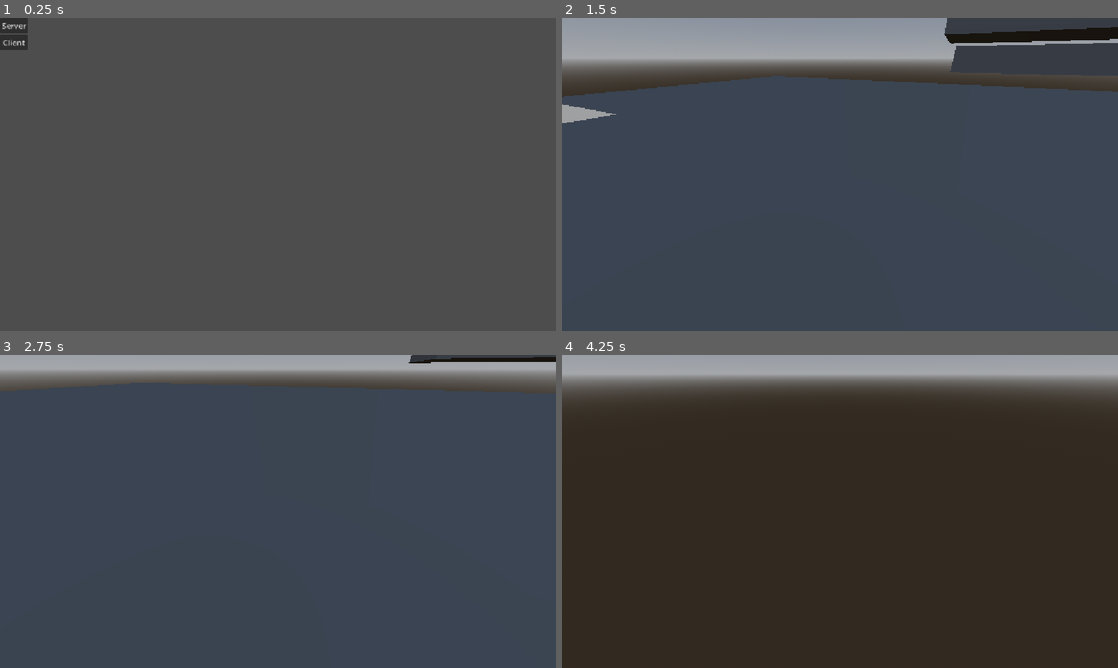
Above: before the commit, frames 1-4 (two rows, left to right).
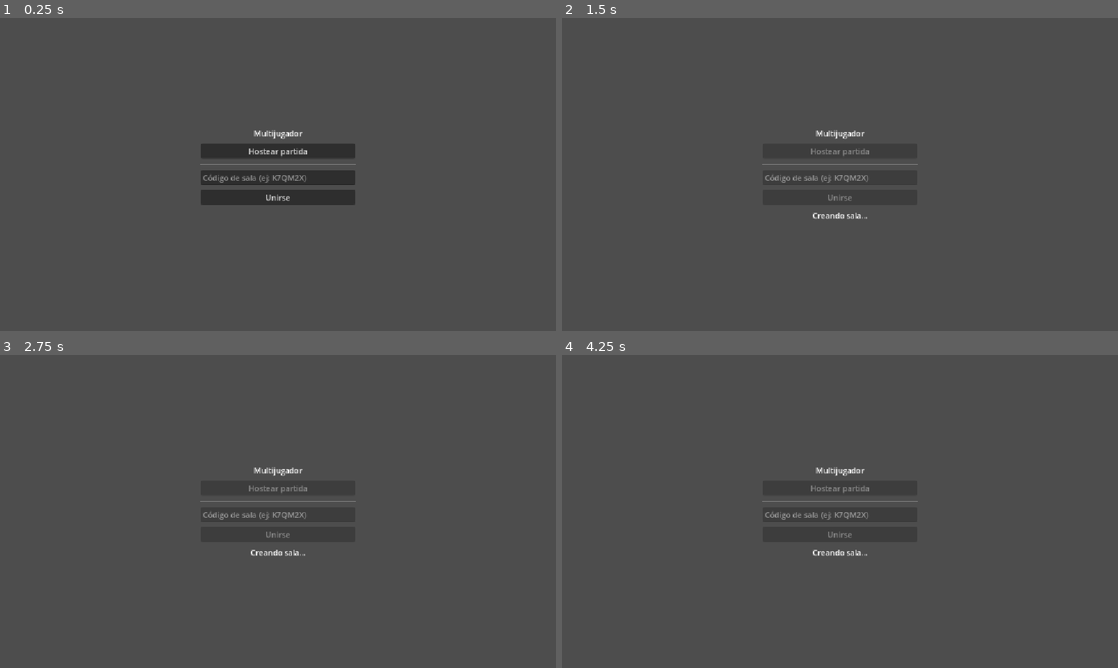
Above: after the commit, the same moments.

Repository: sebaselchadmomos/DarkestNights
Game: Godot game, scene res://Scenes/UI/lobby.tscn
The game is run twice, just before and just after one commit, with the same random seed, the same clock (stepped at 60 frames per second) and the same inputs. Before the commit the project starts from res://Scenes/UI/network_ui.tscn.
Inputs (mouse positions are in pixels of both pictures, inside the frame that each line leads up to):
- Up to frame 1 (0.25 s): no input
- Up to frame 2 (1.5 s): click (578, 24) at 0.5 s, where only the run before the commit has a clickable "Server"; click (840, 152) at 1.25 s, where only the run after the commit has a clickable "Hostear partida"
- Up to frame 3 (2.75 s): move the mouse to (305, 511) at 2.02 s; hold W (move_forward) from 2.03 s (still down); hold Ctrl (crouch) from 2.03 s (still down)
- Up to frame 4 (4.25 s): keep holding W (move_forward); move the mouse to (812, 511) at 2.77 s; release Ctrl (crouch) at 2.78 s; tap Ctrl (crouch) at 2.85 s; move the mouse to (851, 505) at 3.52 s; hold Ctrl (crouch) from 3.53 s (still down)

The runs differ from the first frame. In frame 1, 4.3% of the frame differs, in the area x 0-64%, y 0-60%; in frame 2, 15%; in frame 3, 8.0%; in frame 4, 96%, in the area x 0-100%, y 0-100%.
Error after the commit: Parse Error: Identifier "Steam" not declared in the current scope. (res://Scripts/Multiplayer/network_handler.gd:25)

Commit message:
Multiplayer con Steam
Eso, ahora podemos jugar desde 2 pcs distintas usando la API de Steam

Diff:
--- /dev/null
+++ b/darkest-nights/Scenes/UI/lobby.tscn
@@ -0,0 +1,12 @@
+[gd_scene format=3 uid="uid://dmofo5t8o36ob"]
+
+[ext_resource type="Script" uid="uid://cwwfjvl7l7w0i" path="res://Scripts/Multiplayer/lobby.gd" id="1_ry8wc"]
+
+[node name="Lobby" type="Control" unique_id=128038111]
+layout_mode = 3
+anchors_preset = 15
+anchor_right = 1.0
+anchor_bottom = 1.0
+grow_horizontal = 2
+grow_vertical = 2
+script = ExtResource("1_ry8wc")
--- /dev/null
+++ b/darkest-nights/Scripts/Multiplayer/lobby.gd
@@ -0,0 +1,145 @@
+extends Control
+# Menú Host / Join con Steam. Se arma por código: solo adjuntá este script a un nodo Control.
+# Requiere el Autoload "NetworkHandler" con el script de Steam (steam_network.gd).
+
+const GAME_SCENE_PATH: String = "res://Scenes/Gym.tscn"
+
+# true:  el host espera en el menú (viendo el código) hasta que entre el otro jugador.
+# false: el host entra al juego apenas se crea la sala; el código queda en
+#        NetworkHandler.lobby_code por si querés mostrarlo en el juego.
+const HOST_WAITS_FOR_PLAYER: bool = true
+
+var code_input: LineEdit
+var host_button: Button
+var join_button: Button
+var cancel_button: Button
+var status_label: Label
+
+
+func _ready() -> void:
+	_build_ui()
+	NetworkHandler.lobby_code_ready.connect(_on_lobby_code_ready)
+	NetworkHandler.join_failed.connect(_on_join_failed)
+	multiplayer.peer_connected.connect(_on_peer_connected)
+	multiplayer.connected_to_server.connect(_on_connected_to_server)
+	multiplayer.connection_failed.connect(_on_connection_failed)
+	multiplayer.server_disconnected.connect(_on_server_disconnected)
+
+
+func _build_ui() -> void:
+	set_anchors_preset(Control.PRESET_FULL_RECT)
+
+	var center := CenterContainer.new()
+	center.set_anchors_preset(Control.PRESET_FULL_RECT)
+	add_child(center)
+
+	var box := VBoxContainer.new()
+	box.custom_minimum_size = Vector2(320, 0)
+	box.add_theme_constant_override("separation", 10)
+	center.add_child(box)
+
+	var title := Label.new()
+	title.text = "Multijugador"
+	title.horizontal_alignment = HORIZONTAL_ALIGNMENT_CENTER
+	box.add_child(title)
+
+	host_button = Button.new()
+	host_button.text = "Hostear partida"
+	host_button.pressed.connect(_on_host_pressed)
+	box.add_child(host_button)
+
+	box.add_child(HSeparator.new())
+
+	code_input = LineEdit.new()
+	code_input.placeholder_text = "Código de sala (ej: K7QM2X)"
+	code_input.max_length = NetworkHandler.CODE_LENGTH
+	box.add_child(code_input)
+
+	join_button = Button.new()
+	join_button.text = "Unirse"
+	join_button.pressed.connect(_on_join_pressed)
+	box.add_child(join_button)
+
+	cancel_button = Button.new()
+	cancel_button.text = "Cancelar"
+	cancel_button.visible = false
+	cancel_button.pressed.connect(_on_cancel_pressed)
+	box.add_child(cancel_button)
+
+	status_label = Label.new()
+	status_label.horizontal_alignment = HORIZONTAL_ALIGNMENT_CENTER
+	status_label.autowrap_mode = TextServer.AUTOWRAP_WORD_SMART
+	box.add_child(status_label)
+
+
+func _set_busy(busy: bool) -> void:
+	host_button.disabled = busy
+	join_button.disabled = busy
+	code_input.editable = not busy
+
+
+func _reset_ui() -> void:
+	NetworkHandler.stop()
+	cancel_button.visible = false
+	_set_busy(false)
+
+
+# --- Host -------------------------------------------------------------------
+
+func _on_host_pressed() -> void:
+	_set_busy(true)
+	status_label.text = "Creando sala..."
+	NetworkHandler.start_server()
+
+
+func _on_lobby_code_ready(code: String) -> void:
+	DisplayServer.clipboard_set(code)
+	if HOST_WAITS_FOR_PLAYER:
+		status_label.text = "Código de sala: %s\n(copiado al portapapeles)\nEsperando al otro jugador..." % code
+		cancel_button.visible = true
+	else:
+		get_tree().change_scene_to_file(GAME_SCENE_PATH)
+
+
+func _on_peer_connected(_id: int) -> void:
+	# En el cliente este signal también salta (al conectarse al host): solo el host reacciona.
+	if multiplayer.is_server() and HOST_WAITS_FOR_PLAYER:
+		get_tree().change_scene_to_file(GAME_SCENE_PATH)
+
+
+func _on_cancel_pressed() -> void:
+	status_label.text = ""
+	_reset_ui()
+
+
+# --- Cliente ----------------------------------------------------------------
+
+func _on_join_pressed() -> void:
+	var code := code_input.text.strip_edges()
+	if code.is_empty():
+		status_label.text = "Escribí el código de sala."
+		return
+	_set_busy(true)
+	status_label.text = "Buscando la sala %s..." % code.to_upper()
+	NetworkHandler.start_client(code)
+
+
+func _on_connected_to_server() -> void:
+	get_tree().change_scene_to_file(GAME_SCENE_PATH)
+
+
+# --- Errores ----------------------------------------------------------------
+
+func _on_join_failed(reason: String) -> void:
+	status_label.text = reason
+	_reset_ui()
+
+
+func _on_connection_failed() -> void:
+	status_label.text = "No se pudo conectar con el host."
+	_reset_ui()
+
+
+func _on_server_disconnected() -> void:
+	status_label.text = "Se perdió la conexión con el host."
+	_reset_ui()
--- a/darkest-nights/Scripts/Multiplayer/network_handler.gd
+++ b/darkest-nights/Scripts/Multiplayer/network_handler.gd
@@ -1,16 +1,119 @@
 extends Node
+# Autoload "Network" (reemplaza al script ENet/UPnP).
+# Requiere los addons GodotSteam y SteamMultiplayerPeer instalados y habilitados,
+# y Steam abierto en la PC. Los nombres de funciones/constantes de GodotSteam
+# cambian un poco entre versiones: si algo no existe, revisá la doc de tu versión.
 
-const IP_ADDRESS: String = "localhost"
-const PORT: int = 42069
-var peer: ENetMultiplayerPeer
+signal lobby_code_ready(code: String)   # el host muestra este código
+signal join_failed(reason: String)      # el cliente muestra el error
+
+const APP_ID: int = 480                 # Spacewar: SOLO para pruebas. Cambiar por tu App ID al publicar.
+const GAME_KEY: String = "mi_juego_v1"  # identifica TU juego (el 480 lo usa todo el mundo)
+const MAX_PLAYERS: int = 2
+const CODE_ALPHABET: String = "ABCDEFGHJKLMNPQRSTUVWXYZ23456789"
+const CODE_LENGTH: int = 6
+
+var steam_ready: bool = false
+var lobby_id: int = 0
+var lobby_code: String = ""
+var _is_host: bool = false
+
+
+func _ready() -> void:
+	# 2º argumento = true: GodotSteam corre run_callbacks() solo.
+	# Si tu versión no lo soporta, usá steamInitEx() y llamá Steam.run_callbacks() en _process.
+	var result: Dictionary = Steam.steamInitEx(APP_ID, true)
+	if result.get("status", 1) != 0:
+		push_error("Steam no inició: %s" % str(result))
+		return
+	steam_ready = true
+	Steam.lobby_created.connect(_on_lobby_created)
+	Steam.lobby_match_list.connect(_on_lobby_match_list)
+	Steam.lobby_joined.connect(_on_lobby_joined)
+
+
+# --- HOST -------------------------------------------------------------------
 
 func start_server() -> void:
-	peer = ENetMultiplayerPeer.new()
-	peer.create_server(PORT)
+	if not steam_ready:
+		join_failed.emit("Steam no está iniciado. ¿Está abierto y con sesión?")
+		return
+	_is_host = true
+	Steam.createLobby(Steam.LOBBY_TYPE_PUBLIC, MAX_PLAYERS)
+
+
+func _on_lobby_created(result: int, new_lobby_id: int) -> void:
+	if result != 1:
+		join_failed.emit("No se pudo crear la sala (%d)" % result)
+		return
+	lobby_id = new_lobby_id
+	lobby_code = _generate_code()
+	Steam.setLobbyData(lobby_id, "game", GAME_KEY)
+	Steam.setLobbyData(lobby_id, "code", lobby_code)
+
+	var peer := SteamMultiplayerPeer.new()
+	peer.create_host(0)
+	peer.server_relay = true
 	multiplayer.multiplayer_peer = peer
-	print("Servidor creado")
 
-func start_client() -> void:
-	peer = ENetMultiplayerPeer.new()
-	peer.create_client(IP_ADDRESS, PORT)
+	lobby_code_ready.emit(lobby_code)
+
+
+# --- CLIENTE ----------------------------------------------------------------
+
+func start_client(code: String) -> void:
+	if not steam_ready:
+		join_failed.emit("Steam no está iniciado. ¿Está abierto y con sesión?")
+		return
+	_is_host = false
+	code = code.strip_edges().to_upper()
+	# Los filtros se limpian en cada requestLobbyList, así que se ponen siempre antes.
+	Steam.addRequestLobbyListDistanceFilter(Steam.LOBBY_DISTANCE_FILTER_WORLDWIDE)
+	Steam.addRequestLobbyListStringFilter("game", GAME_KEY, Steam.LOBBY_COMPARISON_EQUAL)
+	Steam.addRequestLobbyListStringFilter("code", code, Steam.LOBBY_COMPARISON_EQUAL)
+	Steam.requestLobbyList()
+
+
+func _on_lobby_match_list(lobbies: Array) -> void:
+	if _is_host:
+		return
+	if lobbies.is_empty():
+		join_failed.emit("No existe ninguna sala con ese código.")
+		return
+	Steam.joinLobby(lobbies[0])
+
+
+func _on_lobby_joined(joined_lobby_id: int, _permissions: int, _locked: bool, response: int) -> void:
+	if response != Steam.CHAT_ROOM_ENTER_RESPONSE_SUCCESS:
+		join_failed.emit("No se pudo entrar a la sala (%d)." % response)
+		return
+	lobby_id = joined_lobby_id
+	var owner_id: int = Steam.getLobbyOwner(joined_lobby_id)
+	# El host también recibe lobby_joined al crear el lobby: ahí no hay que crear cliente.
+	if owner_id == Steam.getSteamID():
+		return
+	var peer := SteamMultiplayerPeer.new()
+	peer.create_client(owner_id, 0)
+	peer.server_relay = true
 	multiplayer.multiplayer_peer = peer
+
+
+# --- COMUNES ----------------------------------------------------------------
+
+func stop() -> void:
+	if lobby_id != 0:
+		Steam.leaveLobby(lobby_id)
+		lobby_id = 0
+	lobby_code = ""
+	multiplayer.multiplayer_peer = null  # siempre se crea un SteamMultiplayerPeer nuevo
+
+
+func _generate_code() -> String:
+	var code := ""
+	for i in CODE_LENGTH:
+		code += CODE_ALPHABET[randi() % CODE_ALPHABET.length()]
+	return code
+
+
+func _exit_tree() -> void:
+	stop()
--- a/darkest-nights/Scripts/Multiplayer/network_ui.gd
+++ b/darkest-nights/Scripts/Multiplayer/network_ui.gd
@@ -1,10 +1,20 @@
 extends Control
 
-func _on_server_pressed() -> void:
+@onready var code_input: LineEdit = $CodeInput   # ajustá la ruta a tus nodos
+@onready var status_label: Label = $StatusLabel
+
+func _ready() -> void:
+	NetworkHandler.lobby_code_ready.connect(_on_lobby_code_ready)
+	NetworkHandler.join_failed.connect(func(reason: String): status_label.text = reason)
+
+func _on_host_pressed() -> void:
+	status_label.text = "Creando sala..."
 	NetworkHandler.start_server()
-	get_tree().change_scene_to_file("res://Scenes/Gym.tscn")
 
+func _on_join_pressed() -> void:
+	NetworkHandler.start_client(code_input.text)
 
-func _on_client_pressed() -> void:
-	NetworkHandler.start_client()
-	get_tree().change_scene_to_file("res://Scenes/Gym.tscn")
+func _on_lobby_code_ready(code: String) -> void:
+	status_label.text = "Código de sala: " + code
+	# Si cambiás de escena acá, el código desaparece de pantalla; mostralo en el juego
+	# o esperá a que entre el otro jugador antes de cambiar.
--- a/darkest-nights/project.godot
+++ b/darkest-nights/project.godot
@@ -11,7 +11,7 @@
 [application]
 
 config/name="Darkest Nights"
-run/main_scene="uid://ce6t2gsssoni"
+run/main_scene="uid://dmofo5t8o36ob"
 config/features=PackedStringArray("4.7", "Forward Plus")
 config/icon="res://icon.svg"
 
Not shown, added: darkest-nights/Scripts/Multiplayer/lobby.gd.uid
Not shown, added: darkest-nights/addons/SteamMultiplayerPeer-main/SteamMultiplayerPeer-main/doc_classes/SteamMultiplayerPeer.xml
Not shown, added: darkest-nights/addons/SteamMultiplayerPeer-main/SteamMultiplayerPeer-main/icons/SteamMultiplayerPeer.svg
Not shown, added: darkest-nights/addons/SteamMultiplayerPeer-main/SteamMultiplayerPeer-main/icons/SteamMultiplayerPeer.svg.import
Not shown, added: darkest-nights/addons/SteamMultiplayerPeer-main/SteamMultiplayerPeer-main/license.txt
Not shown, added: darkest-nights/addons/godotsteam/editor/updater.tres
Not shown, added: darkest-nights/addons/godotsteam/editor/updating.gd
Not shown, added: darkest-nights/addons/godotsteam/editor/updating.gd.uid
Not shown, added: darkest-nights/addons/godotsteam/editor/updating.tscn
Not shown, added: darkest-nights/addons/godotsteam/godotsteam.gdextension.uid
Not shown, added: darkest-nights/addons/godotsteam/godotsteam_plugin.gd
Not shown, added: darkest-nights/addons/godotsteam/godotsteam_plugin.gd.uid
(and 31 more such lines)
